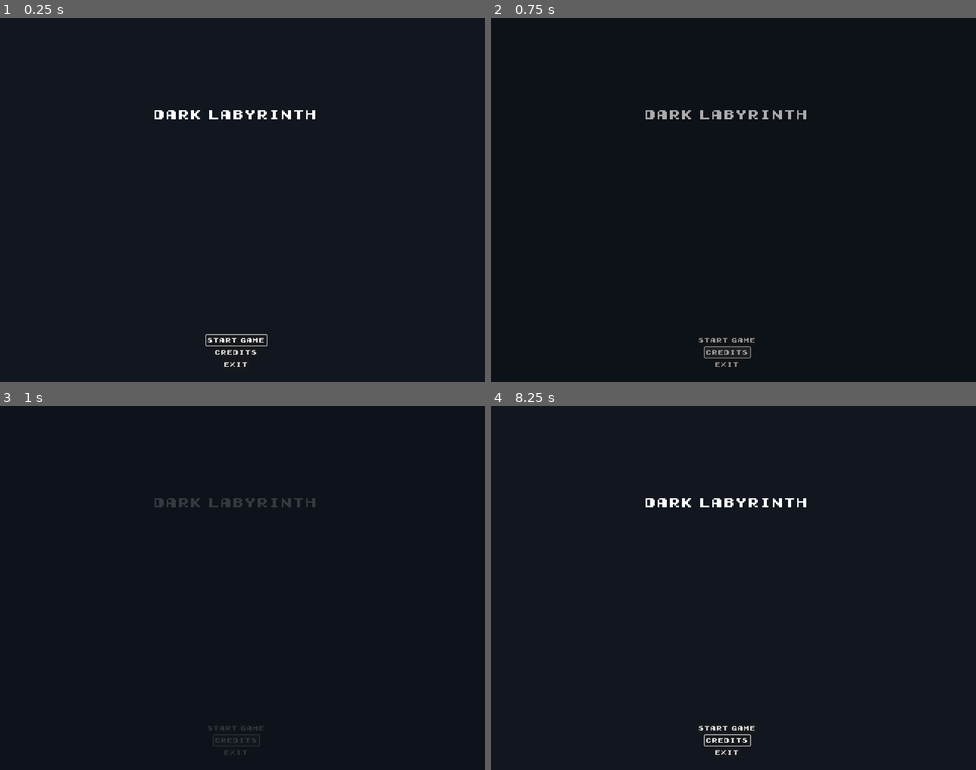
Above: before the commit, frames 1-4 (two rows, left to right).
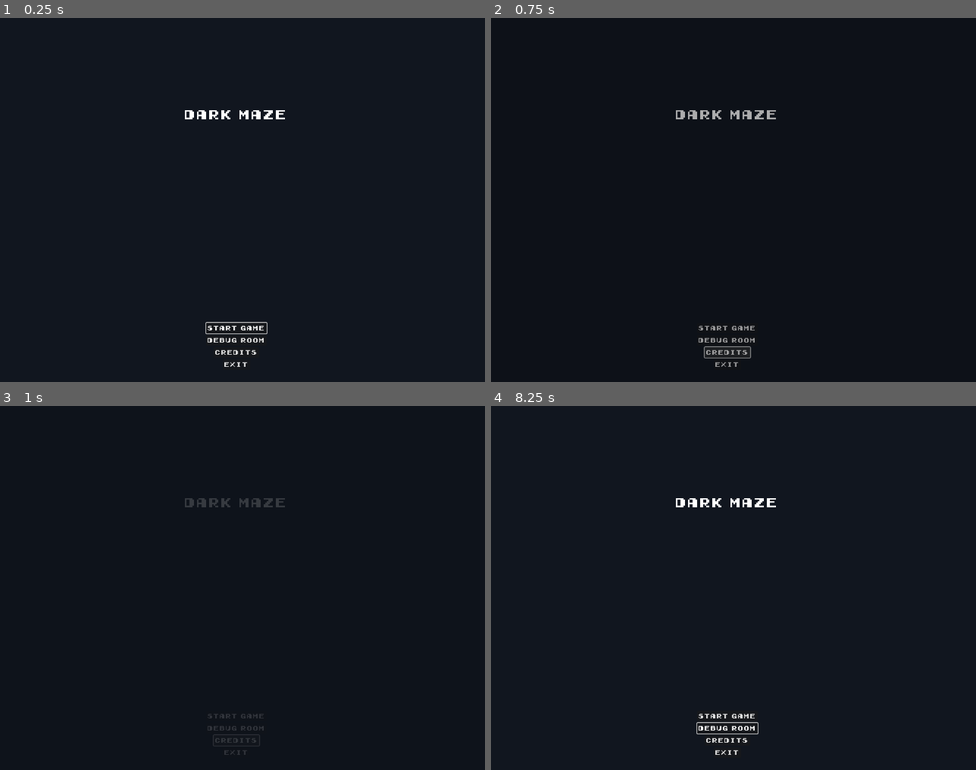
Above: after the commit, the same moments.

Repository: SimoneTomasella2002/DarkMaze
Game: Godot game, scene res://scenes/ui/menus/main_menu/main_menu.tscn
Two runs of this game, one before a commit and one after it. Both use one fixed random seed, a clock stepped at 60 frames per second and the inputs below. The engine's default icon, where the game draws it, is replaced by a stand-in: a white triangle on a blue panel in a dark square.
Inputs (mouse positions are in pixels of both pictures, inside the frame that each line leads up to):
- Up to frame 1 (0.25 s): no input
- Up to frame 2 (0.75 s): click "Credits" at 0.5 s
- Up to frame 3 (1 s): no input
- Up to frame 4 (8.25 s): hold Right (right) 1.28-2.03 s; hold Down (down) 2.03-2.78 s; tap Enter at 2.75, 4.25 s; hold Right (right) 2.78-3.53 s; tap Space at 3.5, 8 s; hold Up (up) 3.53-4.28 s; hold Left (left) 4.28-5.75 s; tap Escape (menu) at 4.9 s; click (728, 729) at 5.75 s, where only the run after the commit has a clickable "Debug Room"; click "Start Game" at 6.5 s; click "Start Game" at 7.25 s; hold Down (down) from 8.03 s (still down)

The runs differ from the first frame. In frame 1, 0.7% of the frame differs, in the area x 31-65%, y 25-91%; in frame 2, 0.6%; in frame 3, 0.5%; in frame 4, 0.7%.

Commit message:
Added player movement, debug room, changed default background color

Diff:
--- a/entities/player/Player.tscn
+++ b/entities/player/Player.tscn
@@ -1,15 +1,25 @@
-[gd_scene load_steps=3 format=3 uid="uid://dh1y3dyq2hxi3"]
+[gd_scene load_steps=5 format=3 uid="uid://dh1y3dyq2hxi3"]
+
+[ext_resource type="Script" path="res://entities/player/player.gd" id="1_u3vco"]
+[ext_resource type="Texture2D" uid="uid://diot0adsc0mfo" path="res://icon.svg" id="2_ntth4"]
 
 [sub_resource type="RectangleShape2D" id="RectangleShape2D_vrpvg"]
+size = Vector2(130, 133)
 
 [sub_resource type="RectangleShape2D" id="RectangleShape2D_6j1rc"]
 
 [node name="Player" type="CharacterBody2D"]
+script = ExtResource("1_u3vco")
 
-[node name="AnimatedSprite2D" type="AnimatedSprite2D" parent="."]
+[node name="Sprite2D" type="Sprite2D" parent="."]
+texture = ExtResource("2_ntth4")
 
 [node name="CollisionShape2D" type="CollisionShape2D" parent="."]
+position = Vector2(1, 0.5)
 shape = SubResource("RectangleShape2D_vrpvg")
+
+[node name="Camera2D" type="Camera2D" parent="."]
+position_smoothing_enabled = true
 
 [node name="Area2D" type="Area2D" parent="."]
 
--- /dev/null
+++ b/entities/player/player.gd
@@ -0,0 +1,25 @@
+extends CharacterBody2D
+
+# Const and variables
+const SPEED = 300.0
+const ACCEL = 2.0
+
+var input: Vector2
+
+
+# Default functions
+
+func _process(delta: float) -> void:
+	var playerInput = get_input()
+	velocity = lerp(velocity, playerInput * SPEED, delta * ACCEL)
+
+	move_and_slide()
+
+
+# Custom functions
+
+func get_input():
+	input.x = Input.get_action_strength("right") - Input.get_action_strength("left")
+	input.y = Input.get_action_strength("down") - Input.get_action_strength("up")
+
+	return input.normalized()
--- /dev/null
+++ b/entities/world/wall/Wall.tscn
@@ -0,0 +1,16 @@
+[gd_scene load_steps=3 format=3 uid="uid://c48csjumxpiju"]
+
+[ext_resource type="Texture2D" uid="uid://diot0adsc0mfo" path="res://icon.svg" id="1_h2edn"]
+
+[sub_resource type="RectangleShape2D" id="RectangleShape2D_x4frk"]
+size = Vector2(128, 130)
+
+[node name="Wall" type="StaticBody2D"]
+
+[node name="Sprite2D" type="Sprite2D" parent="."]
+modulate = Color(1, 1, 0, 1)
+texture = ExtResource("1_h2edn")
+
+[node name="CollisionShape2D" type="CollisionShape2D" parent="."]
+position = Vector2(0, 1)
+shape = SubResource("RectangleShape2D_x4frk")
--- a/project.godot
+++ b/project.godot
@@ -10,7 +10,7 @@
 
 [application]
 
-config/name="Dark Labyrinth"
+config/name="Dark Maze"
 run/main_scene="res://scenes/ui/menus/main_menu/main_menu.tscn"
 config/features=PackedStringArray("4.3", "Forward Plus")
 config/icon="res://icon.svg"
@@ -72,3 +72,7 @@
 , Object(InputEventJoypadButton,"resource_local_to_scene":false,"resource_name":"","device":-1,"button_index":6,"pressure":0.0,"pressed":false,"script":null)
 ]
 }
+
+[rendering]
+
+environment/defaults/default_clear_color=Color(0.103744, 0.103744, 0.103744, 1)
--- /dev/null
+++ b/scenes/levels/debug_room.tscn
@@ -0,0 +1,20 @@
+[gd_scene load_steps=3 format=3 uid="uid://c75dmal47t347"]
+
+[ext_resource type="PackedScene" uid="uid://dh1y3dyq2hxi3" path="res://entities/player/Player.tscn" id="1_jtlxx"]
+[ext_resource type="PackedScene" uid="uid://c48csjumxpiju" path="res://entities/world/wall/Wall.tscn" id="2_u4pv4"]
+
+[node name="Level1" type="Node2D"]
+
+[node name="Player" parent="." instance=ExtResource("1_jtlxx")]
+
+[node name="Wall" parent="." instance=ExtResource("2_u4pv4")]
+position = Vector2(288, 2)
+
+[node name="Wall2" parent="." instance=ExtResource("2_u4pv4")]
+position = Vector2(0, 251)
+
+[node name="Wall3" parent="." instance=ExtResource("2_u4pv4")]
+position = Vector2(-289, -2)
+
+[node name="Wall4" parent="." instance=ExtResource("2_u4pv4")]
+position = Vector2(0, -246)
--- a/scenes/transitions/fade_transition.gd
+++ b/scenes/transitions/fade_transition.gd
@@ -3,11 +3,9 @@
 @onready var color_rect = $ColorRect
 @onready var animation_player = $AnimationPlayer
 
-# Called when the node enters the scene tree for the first time.
 func _ready() -> void:
 	color_rect.visible = false
 
-# Called every frame. 'delta' is the elapsed time since the previous frame.
 func _process(delta: float) -> void:
 	pass
 
--- a/scenes/ui/menus/credits/credits.gd
+++ b/scenes/ui/menus/credits/credits.gd
@@ -2,13 +2,13 @@
 
 
 func _ready() -> void:
-	scroll_text(text)
+	scroll_text()
 
-func _input(event: InputEvent) -> void:
+func _input(_event: InputEvent) -> void:
 	if Input.is_action_just_pressed("menu"):
 		FadeTransition.load_scene("res://scenes/ui/menus/main_menu/main_menu.tscn")
 
-func scroll_text(input_text:String) -> void:
+func scroll_text() -> void:
 	visible_characters = 0
 
 	for i in get_parsed_text():
--- a/scenes/ui/menus/main_menu/main_menu.gd
+++ b/scenes/ui/menus/main_menu/main_menu.gd
@@ -9,7 +9,7 @@
 func _ready():
 	focus_button()
 
-func _input(event: InputEvent) -> void:
+func _input(_event: InputEvent) -> void:
 	if Input.is_action_just_pressed("menu"):
 		get_tree().quit()
 
@@ -17,11 +17,16 @@
 	start_game.emit()
 	FadeTransition.load_scene("res://scenes/levels/level1.tscn")
 
+func _on_debug_room_button_pressed() -> void:
+	FadeTransition.load_scene("res://scenes/levels/debug_room.tscn")
+
 func _on_credits_button_pressed() -> void:
 	FadeTransition.load_scene("res://scenes/ui/menus/credits/credits.tscn")
 
 func _on_exit_game_button_pressed() -> void:
 	get_tree().quit()
 
+
+
 func focus_button() -> void:
 	start_game_button.grab_focus()
--- a/scenes/ui/menus/main_menu/main_menu.tscn
+++ b/scenes/ui/menus/main_menu/main_menu.tscn
@@ -45,7 +45,7 @@
 layout_mode = 2
 size_flags_vertical = 3
 theme_override_font_sizes/font_size = 32
-text = "Dark Labyrinth"
+text = "Dark Maze"
 horizontal_alignment = 1
 vertical_alignment = 1
 
@@ -57,9 +57,17 @@
 layout_mode = 2
 size_flags_horizontal = 4
 size_flags_vertical = 4
+focus_neighbor_bottom = NodePath("../Debug RoomButton")
+focus_next = NodePath("../Debug RoomButton")
+text = "Start Game"
+
+[node name="Debug RoomButton" type="Button" parent="MarginContainer/VBoxContainer/ButtonsVBox"]
+layout_mode = 2
+size_flags_horizontal = 4
+size_flags_vertical = 4
 focus_neighbor_bottom = NodePath("../CreditsButton")
 focus_next = NodePath("../CreditsButton")
-text = "Start Game"
+text = "Debug Room"
 
 [node name="CreditsButton" type="Button" parent="MarginContainer/VBoxContainer/ButtonsVBox"]
 layout_mode = 2
@@ -84,5 +92,6 @@
 autoplay = true
 
 [connection signal="pressed" from="MarginContainer/VBoxContainer/ButtonsVBox/StartGameButton" to="." method="_on_start_game_button_pressed"]
+[connection signal="pressed" from="MarginContainer/VBoxContainer/ButtonsVBox/Debug RoomButton" to="." method="_on_debug_room_button_pressed"]
 [connection signal="pressed" from="MarginContainer/VBoxContainer/ButtonsVBox/CreditsButton" to="." method="_on_credits_button_pressed"]
 [connection signal="pressed" from="MarginContainer/VBoxContainer/ButtonsVBox/QuitButton" to="." method="_on_exit_game_button_pressed"]
Not shown: 1 places in scenes/levels/level1.tscn that only renumber resources
